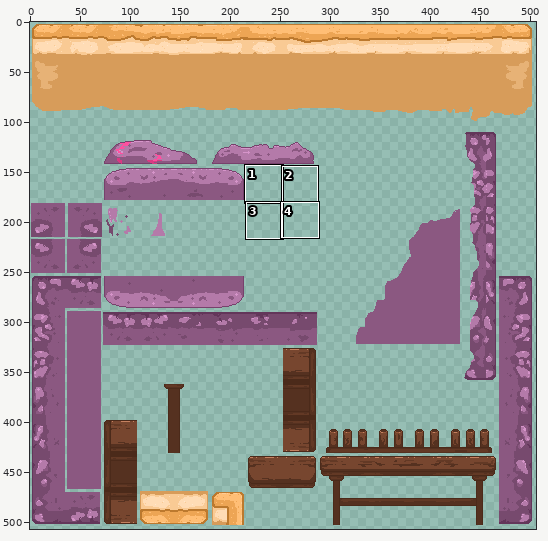
Pixel-art file -- Assets/Art/Aseprite/beach.aseprite. The picture above shows the old version from afar; the outline marks the close-up.
Close-up. First the earlier version:
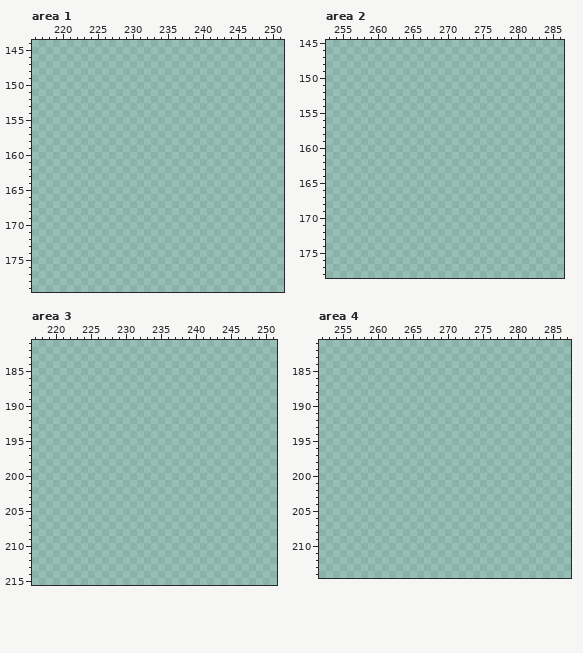
512x512 pixels, 1 frame. Colours within 5 levels of each other are drawn and written as one. Shown: area 1: x 216..251, y 144..179; area 2: x 253..286, y 145..178; area 3: x 217..251, y 181..215; area 4: x 252..287, y 181..214. The wide view leaves out empty margins. The commit also changed other parts of the picture, which this record leaves out.
The same view after the edit:
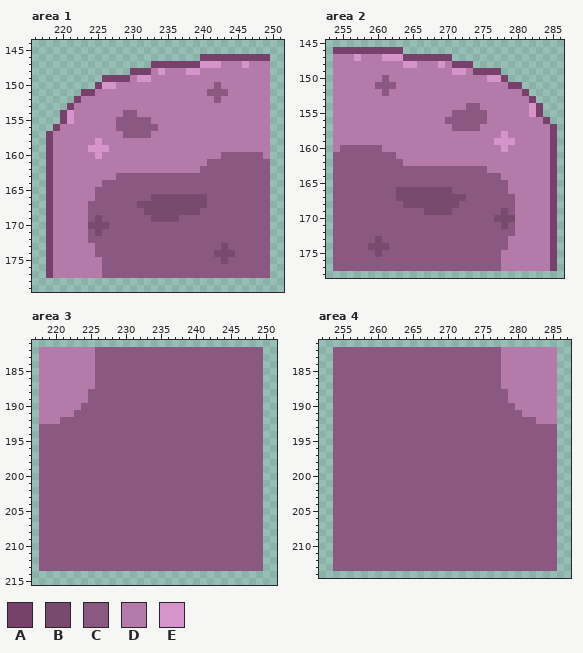
Palette (. is transparent): A #77416c  B #774a6e  C #8b5881  D #b47aa9  E #d695ca
Changes in this commit:
Changed rows in their new state; - is an unchanged pixel.
Area 1, layer "items":
first column x 218:
146 ----------------------AAAAAAAAAA
147 ---------------AAAAAAAEEEDDDEDDD
148 ------------AAADEDDDEEDDDDDDDDDD
149 --------AAAADEEDDDDDDDDDDDDDDDDD
150 -------AEEDDDDDDDDDDDDDDCDDDDDDD
151 -----AADDDDDDDDDDDDDDDDCCCDDDDDD
152 ----ADDDDDDDDDDDDDDDDDDDCDDDDDDD
153 ---ADDDDDDDDDDDDDDDDDDDDDDDDDDDD
154 --AEDDDDDDDCCDDDDDDDDDDDDDDDDDDD
155 --AEDDDDDDCCCCCDDDDDDDDDDDDDDDDD
156 -ADDDDDDDDCCCCCCDDDDDDDDDDDDDDDD
157 ADDDDDDDDDDCCCCDDDDDDDDDDDDDDDDD
158 ADDDDDDEDDDDDDDDDDDDDDDDDDDDDDDD
159 ADDDDDEEEDDDDDDDDDDDDDDDDDDDDDDD
160 ADDDDDDEDDDDDDDDDDDDDDDDDCCCCCCD
161 ADDDDDDDDDDDDDDDDDDDDDDCCCCCCCCC
162 ADDDDDDDDDDDDDDDDDDDDDCCCCCCCCCC
163 ADDDDDDDDDCCCCCCCCCCCCCCCCCCCCCC
164 ADDDDDDDCCCCCCCCCCCCCCCCCCCCCCCC
165 ADDDDDDCCCCCCCCCCCCCCCCCCCCCCCCC
166 ADDDDDDCCCCCCCCBBBBBBBBCCCCCCCCC
167 ADDDDDCCCCCCCBBBBBBBBBBCCCCCCCCC
168 ADDDDDCCCCCCCCBBBBBBBBCCCCCCCCCC
169 ADDDDDCBCCCCCCCBBBBCCCCCCCCCCCCC
170 ADDDDDBBBCCCCCCCCCCCCCCCCCCCCCCC
171 ADDDDDCBCCCCCCCCCCCCCCCCCCCCCCCC
172 ADDDDDCCCCCCCCCCCCCCCCCCCCCCCCCC
173 ADDDDDDCCCCCCCCCCCCCCCCCCBCCCCCC
174 ADDDDDDCCCCCCCCCCCCCCCCCBBBCCCCC
175 ADDDDDDDCCCCCCCCCCCCCCCCCBCCCCCC
176 ADDDDDDDCCCCCCCCCCCCCCCCCCCCCCCC
177 ADDDDDDDCCCCCCCCCCCCCCCCCCCCCCCC
Area 2, layer "items":
first column x 254:
146 AAAAAAAAAA----------------------
147 DDDEDDDEEEAAAAAAA---------------
148 DDDDDDDDDDEEDDDEDAAA------------
149 DDDDDDDDDDDDDDDDDEEDAAAA--------
150 DDDDDDDCDDDDDDDDDDDDDDEEA-------
151 DDDDDDCCCDDDDDDDDDDDDDDDDAA-----
152 DDDDDDDCDDDDDDDDDDDDDDDDDDDA----
153 DDDDDDDDDDDDDDDDDDDDDDDDDDDDA---
154 DDDDDDDDDDDDDDDDDDDCCDDDDDDDEA--
155 DDDDDDDDDDDDDDDDDCCCCCDDDDDDEA--
156 DDDDDDDDDDDDDDDDCCCCCCDDDDDDDDA-
157 DDDDDDDDDDDDDDDDDCCCCDDDDDDDDDDA
158 DDDDDDDDDDDDDDDDDDDDDDDDEDDDDDDA
159 DDDDDDDDDDDDDDDDDDDDDDDEEEDDDDDA
160 DCCCCCCDDDDDDDDDDDDDDDDDEDDDDDDA
161 CCCCCCCCCDDDDDDDDDDDDDDDDDDDDDDA
162 CCCCCCCCCCDDDDDDDDDDDDDDDDDDDDDA
163 CCCCCCCCCCCCCCCCCCCCCCDDDDDDDDDA
164 CCCCCCCCCCCCCCCCCCCCCCCCDDDDDDDA
165 CCCCCCCCCCCCCCCCCCCCCCCCCDDDDDDA
166 CCCCCCCCCBBBBBBBBCCCCCCCCDDDDDDA
167 CCCCCCCCCBBBBBBBBBBCCCCCCCDDDDDA
168 CCCCCCCCCCBBBBBBBBCCCCCCCCDDDDDA
169 CCCCCCCCCCCCCBBBBCCCCCCCBCDDDDDA
170 CCCCCCCCCCCCCCCCCCCCCCCBBBDDDDDA
171 CCCCCCCCCCCCCCCCCCCCCCCCBCDDDDDA
172 CCCCCCCCCCCCCCCCCCCCCCCCCCDDDDDA
173 CCCCCCBCCCCCCCCCCCCCCCCCCDDDDDDA
174 CCCCCBBBCCCCCCCCCCCCCCCCCDDDDDDA
175 CCCCCCBCCCCCCCCCCCCCCCCCDDDDDDDA
176 CCCCCCCCCCCCCCCCCCCCCCCCDDDDDDDA
177 CCCCCCCCCCCCCCCCCCCCCCCCDDDDDDDA
Area 3, layer "items":
first column x 218:
182 DDDDDDDDCCCCCCCCCCCCCCCCCCCCCCCC
183 DDDDDDDDCCCCCCCCCCCCCCCCCCCCCCCC
184 DDDDDDDDCCCCCCCCCCCCCCCCCCCCCCCC
185 DDDDDDDDCCCCCCCCCCCCCCCCCCCCCCCC
186 DDDDDDDDCCCCCCCCCCCCCCCCCCCCCCCC
187 DDDDDDDDCCCCCCCCCCCCCCCCCCCCCCCC
188 DDDDDDDCCCCCCCCCCCCCCCCCCCCCCCCC
189 DDDDDDDCCCCCCCCCCCCCCCCCCCCCCCCC
190 DDDDDDCCCCCCCCCCCCCCCCCCCCCCCCCC
191 DDDDDCCCCCCCCCCCCCCCCCCCCCCCCCCC
192 DDDCCCCCCCCCCCCCCCCCCCCCCCCCCCCC
193 CCCCCCCCCCCCCCCCCCCCCCCCCCCCCCCC
194 CCCCCCCCCCCCCCCCCCCCCCCCCCCCCCCC
195 CCCCCCCCCCCCCCCCCCCCCCCCCCCCCCCC
196 CCCCCCCCCCCCCCCCCCCCCCCCCCCCCCCC
197 CCCCCCCCCCCCCCCCCCCCCCCCCCCCCCCC
198 CCCCCCCCCCCCCCCCCCCCCCCCCCCCCCCC
199 CCCCCCCCCCCCCCCCCCCCCCCCCCCCCCCC
200 CCCCCCCCCCCCCCCCCCCCCCCCCCCCCCCC
201 CCCCCCCCCCCCCCCCCCCCCCCCCCCCCCCC
202 CCCCCCCCCCCCCCCCCCCCCCCCCCCCCCCC
203 CCCCCCCCCCCCCCCCCCCCCCCCCCCCCCCC
204 CCCCCCCCCCCCCCCCCCCCCCCCCCCCCCCC
205 CCCCCCCCCCCCCCCCCCCCCCCCCCCCCCCC
206 CCCCCCCCCCCCCCCCCCCCCCCCCCCCCCCC
207 CCCCCCCCCCCCCCCCCCCCCCCCCCCCCCCC
208 CCCCCCCCCCCCCCCCCCCCCCCCCCCCCCCC
209 CCCCCCCCCCCCCCCCCCCCCCCCCCCCCCCC
210 CCCCCCCCCCCCCCCCCCCCCCCCCCCCCCCC
211 CCCCCCCCCCCCCCCCCCCCCCCCCCCCCCCC
212 CCCCCCCCCCCCCCCCCCCCCCCCCCCCCCCC
213 CCCCCCCCCCCCCCCCCCCCCCCCCCCCCCCC
Area 4, layer "items":
first column x 254:
182 CCCCCCCCCCCCCCCCCCCCCCCCDDDDDDDD
183 CCCCCCCCCCCCCCCCCCCCCCCCDDDDDDDD
184 CCCCCCCCCCCCCCCCCCCCCCCCDDDDDDDD
185 CCCCCCCCCCCCCCCCCCCCCCCCDDDDDDDD
186 CCCCCCCCCCCCCCCCCCCCCCCCDDDDDDDD
187 CCCCCCCCCCCCCCCCCCCCCCCCDDDDDDDD
188 CCCCCCCCCCCCCCCCCCCCCCCCCDDDDDDD
189 CCCCCCCCCCCCCCCCCCCCCCCCCDDDDDDD
190 CCCCCCCCCCCCCCCCCCCCCCCCCCDDDDDD
191 CCCCCCCCCCCCCCCCCCCCCCCCCCCDDDDD
192 CCCCCCCCCCCCCCCCCCCCCCCCCCCCCDDD
193 CCCCCCCCCCCCCCCCCCCCCCCCCCCCCCCC
194 CCCCCCCCCCCCCCCCCCCCCCCCCCCCCCCC
195 CCCCCCCCCCCCCCCCCCCCCCCCCCCCCCCC
196 CCCCCCCCCCCCCCCCCCCCCCCCCCCCCCCC
197 CCCCCCCCCCCCCCCCCCCCCCCCCCCCCCCC
198 CCCCCCCCCCCCCCCCCCCCCCCCCCCCCCCC
199 CCCCCCCCCCCCCCCCCCCCCCCCCCCCCCCC
200 CCCCCCCCCCCCCCCCCCCCCCCCCCCCCCCC
201 CCCCCCCCCCCCCCCCCCCCCCCCCCCCCCCC
202 CCCCCCCCCCCCCCCCCCCCCCCCCCCCCCCC
203 CCCCCCCCCCCCCCCCCCCCCCCCCCCCCCCC
204 CCCCCCCCCCCCCCCCCCCCCCCCCCCCCCCC
205 CCCCCCCCCCCCCCCCCCCCCCCCCCCCCCCC
206 CCCCCCCCCCCCCCCCCCCCCCCCCCCCCCCC
207 CCCCCCCCCCCCCCCCCCCCCCCCCCCCCCCC
208 CCCCCCCCCCCCCCCCCCCCCCCCCCCCCCCC
209 CCCCCCCCCCCCCCCCCCCCCCCCCCCCCCCC
210 CCCCCCCCCCCCCCCCCCCCCCCCCCCCCCCC
211 CCCCCCCCCCCCCCCCCCCCCCCCCCCCCCCC
212 CCCCCCCCCCCCCCCCCCCCCCCCCCCCCCCC
213 CCCCCCCCCCCCCCCCCCCCCCCCCCCCCCCC
